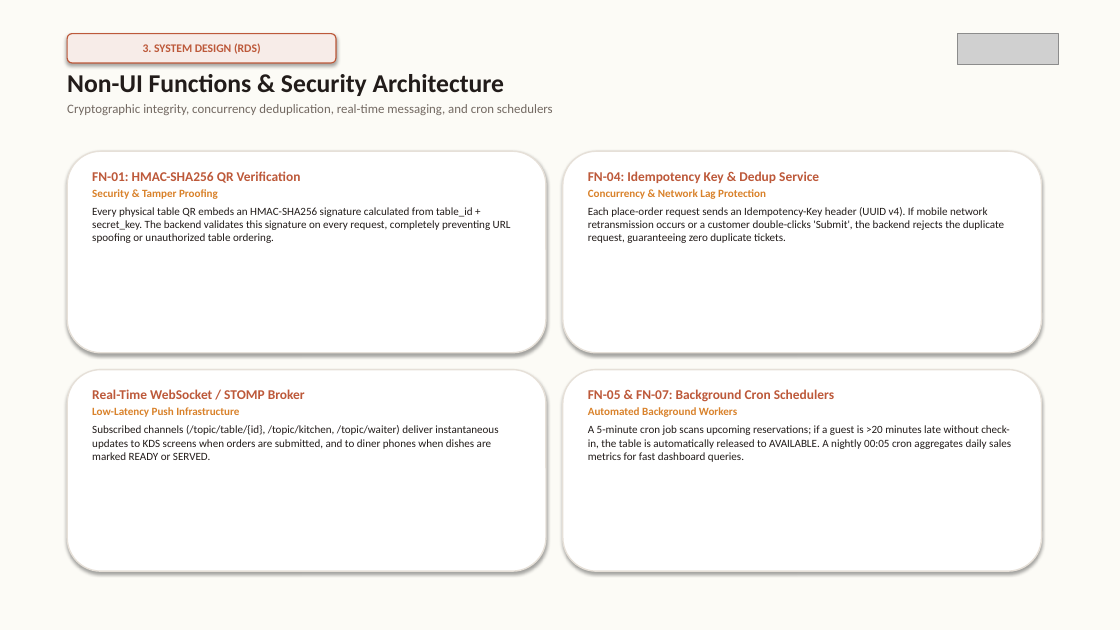
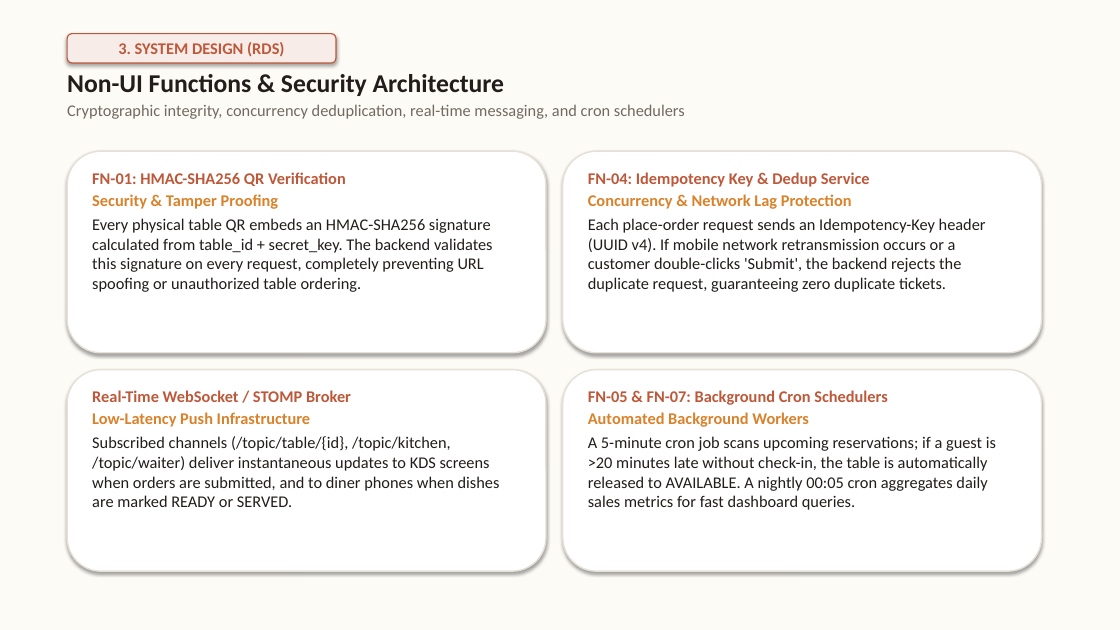
Before and after one commit to GROUP6-ROMS/Restaurant-Ordering-Management-System-ROMS, a slide deck: slide 11 of Documents/ROMS_Project_and_RDS_Overview.pptx. Drawn at 1120x630 pixels with LibreOffice and Linux fonts; fonts in the diff are those of the drawing; grey boxes stand for pictures. Boxes give left, top, right and bottom in pixels: in the first picture for what was removed or moved away, otherwise in the second. Text is boxed around its words. In the diff, an @@ line names an element or a change of style, - is before the commit and + after.

```diff
--- a/Documents/ROMS_Project_and_RDS_Overview.pptx
+++ b/Documents/ROMS_Project_and_RDS_Overview.pptx
@@ rounded rectangle "3. SYSTEM DESIGN (RDS)" at (67, 34, 336, 63): size 10 to 14 pt @@
@@ picture removed at (958, 34, 1059, 65) @@
@@ text at (67, 104, 685, 119): size 11 to 14 pt in "Cryptographic integrity, concurrency deduplication, real-tim ..." @@
@@ text "FN-01: HMAC-SHA256 QR Verification" at (92, 172, 493, 292): size 11.5 to 14 pt in "FN-01: HMAC-SHA256 QR Verification"; size 9.5 to 14 pt in "Security & Tamper Proofing", "Every physical table QR embeds an HMAC-SHA256 ..." @@
@@ text "FN-04: Idempotency Key & Dedup ..." at (588, 172, 986, 292): size 11.5 to 14 pt in "FN-04: Idempotency Key & Dedup Service"; size 9.5 to 14 pt in "Concurrency & Network Lag Protection", "Each place-order request sends an Idempotency-Key header ..." @@
@@ text "Real-Time WebSocket / STOMP Broker" at (92, 390, 500, 507): size 11.5 to 14 pt in "Real-Time WebSocket / STOMP Broker"; size 9.5 to 14 pt in "Low-Latency Push Infrastructure", "Subscribed channels (/topic/table/{id}, /topic/kitchen, /top ..." @@
@@ text "FN-05 & FN-07: Background Cron ..." at (588, 390, 996, 510): size 11.5 to 14 pt in "FN-05 & FN-07: Background Cron Schedulers"; size 9.5 to 14 pt in "Automated Background Workers", "A 5-minute cron job scans upcoming reservations; ..." @@
```
Also in this commit, not shown: 16 other slides changed, 10 other files.
